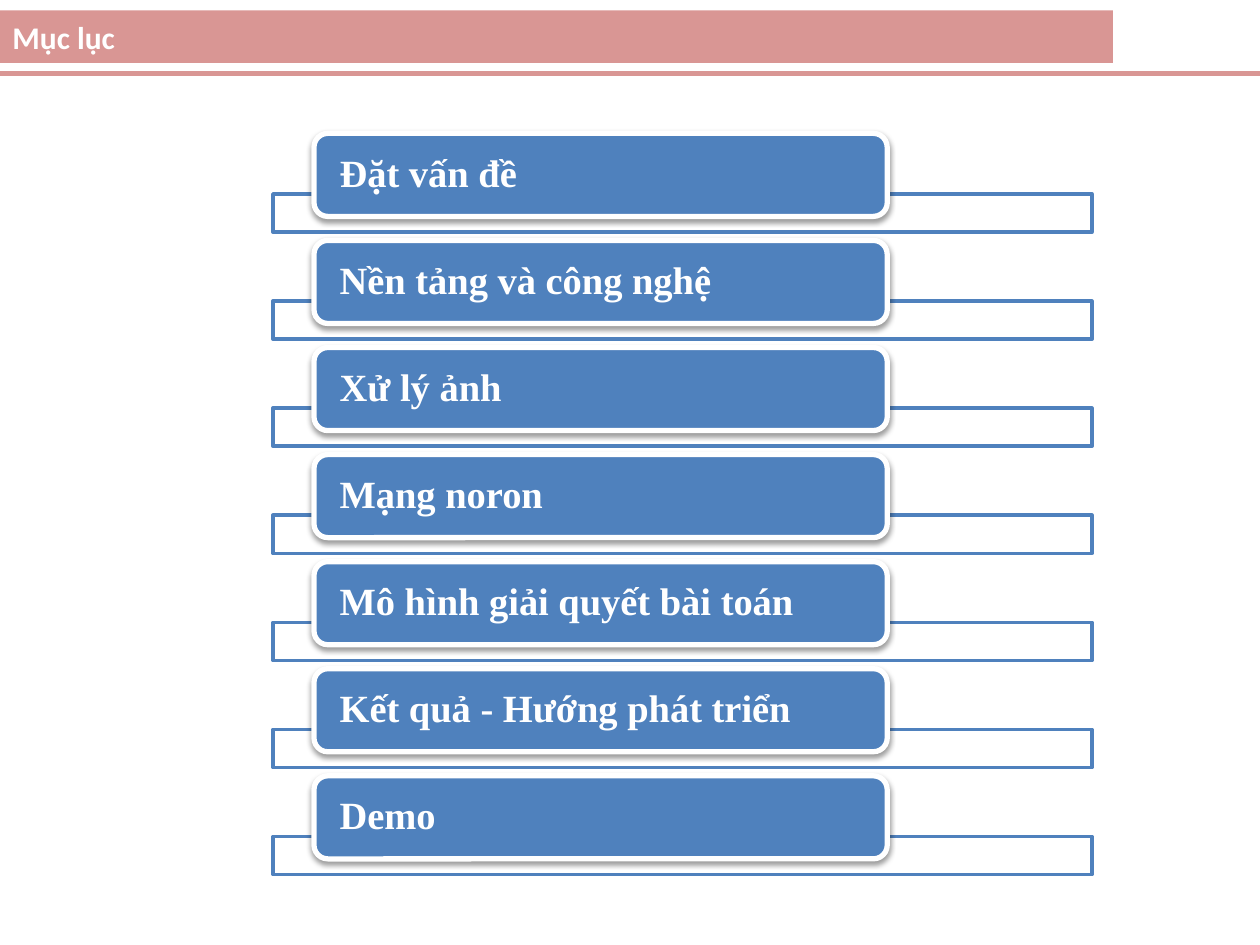
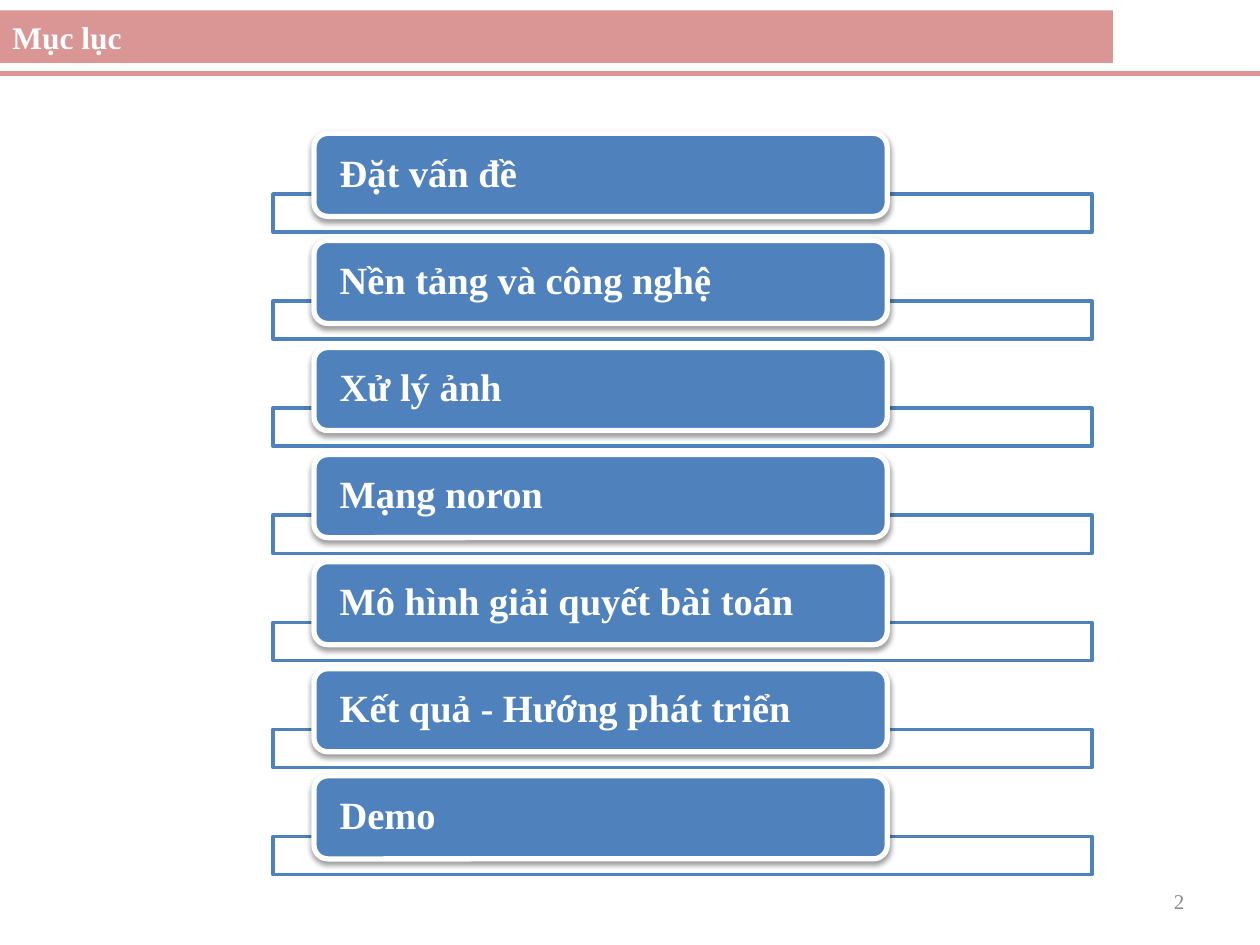
Before and after one commit to gilang07/sign-traffic-recognition, a slide deck: slide 2 of doc/LuanVan.pptx. Drawn at 1260x945 pixels with LibreOffice and Linux fonts; fonts in the diff are those of the drawing. Boxes give left, top, right and bottom in pixels: in the first picture for what was removed or moved away, otherwise in the second. Text is boxed around its words. In the diff, an @@ line names an element or a change of style, - is before the commit and + after.

```diff
--- a/doc/LuanVan.pptx
+++ b/doc/LuanVan.pptx
@@ rectangle "Mục lục" at bbox=[0, 10, 1113, 63]: font Calibri to Times New Roman @@
@@ page number added at bbox=[1174, 895, 1184, 909], 12 pt, text #8C8C8C @@
+2
```
Also in this commit, not shown: 14 other slides changed, 4 slides added, 1 other file.
